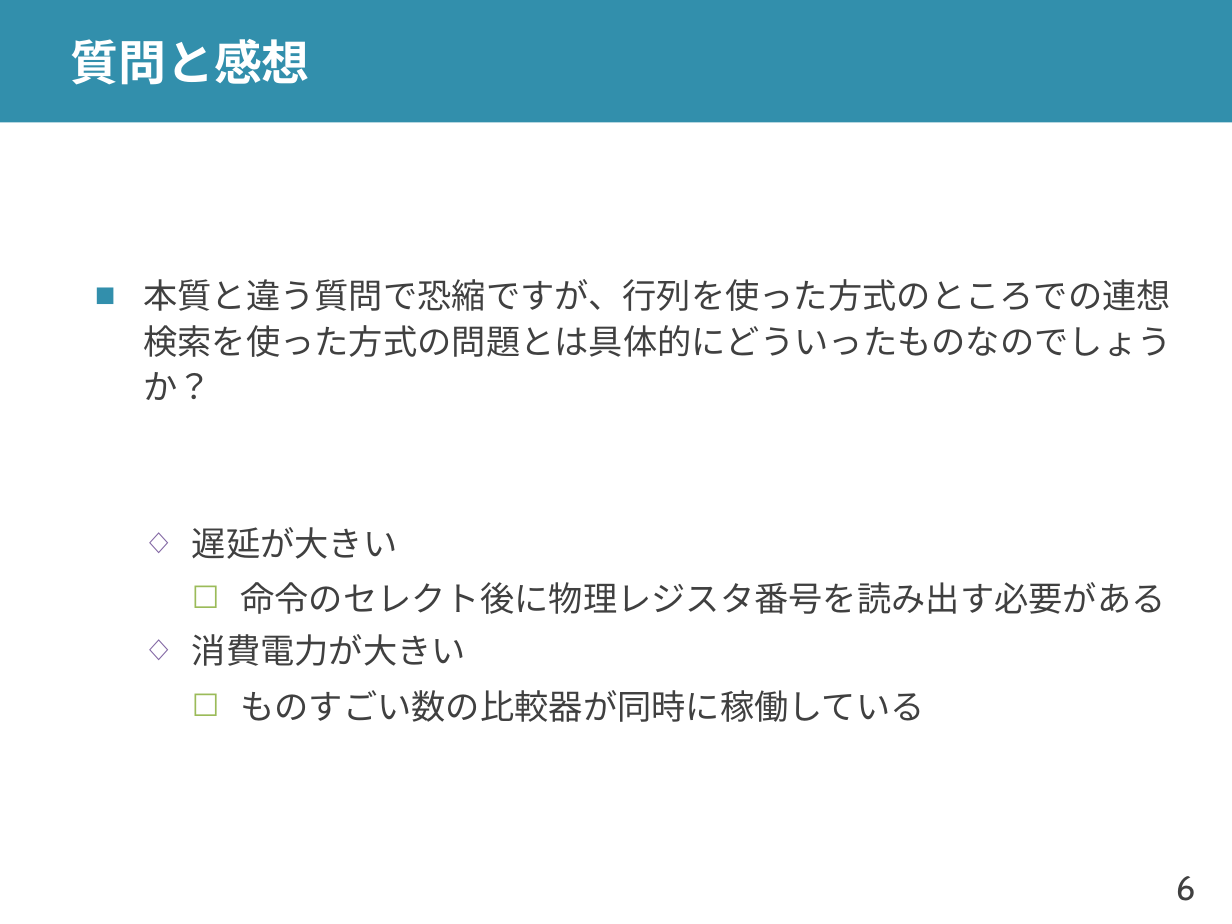
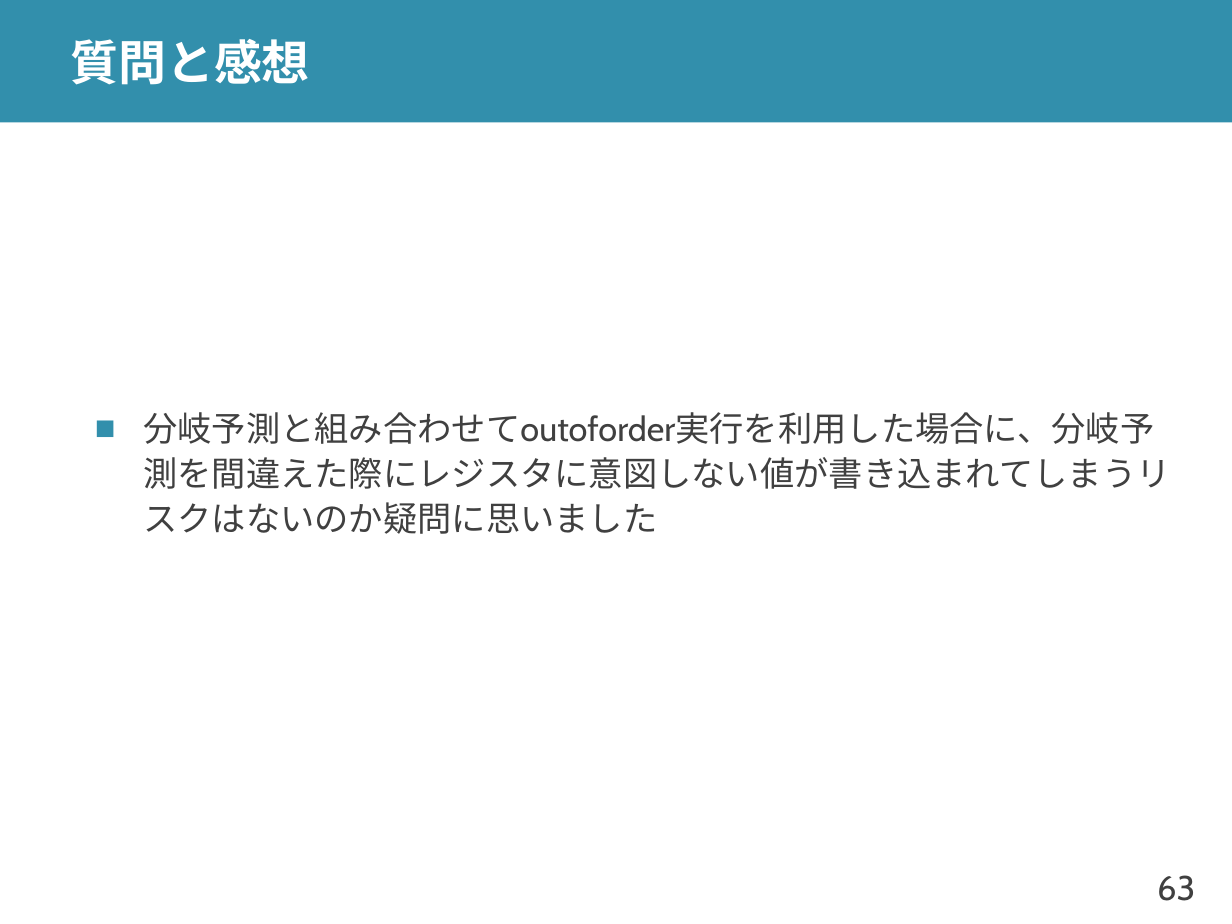
Before and after one commit to shioyadan/advanced-computer-organization, a slide deck: slide 63 of aco-shioya-10.pptx (slide 6 before the commit). Drawn at 1232x924 pixels with LibreOffice and Linux fonts; fonts in the diff are those of the drawing. Boxes give left, top, right and bottom in pixels: in the first picture for what was removed or moved away, otherwise in the second. Text is boxed around its words. In the diff, an @@ line names an element or a change of style, - is before the commit and + after.

```diff
--- a/aco-shioya-10.pptx
+++ b/aco-shioya-10.pptx
@@ text at (143,412,1170,534): text changed @@
-■ 本質と違う質問で恐縮ですが、行列を使った方式のところでの連想検索を使った方式の問題とは具体的にどういったものなのでしょうか？
-  ◇ 遅延が大きい
-    ☐ 命令のセレクト後に物理レジスタ番号を読み出す必要がある
-  ◇ 消費電力が大きい
-    ☐ ものすごい数の比較器が同時に稼働している
+■ 分岐予測と組み合わせてoutoforder実行を利用した場合に、分岐予測を間違えた際にレジスタに意図しない値が書き込まれてしまうリスクはないのか疑問に思いました
@@ page number at (1157,875,1195,901): text changed @@
-6
+63
```
Also in this commit, not shown: 17 other slides changed, 2 slides added, 14 slides removed, 1 other file.
